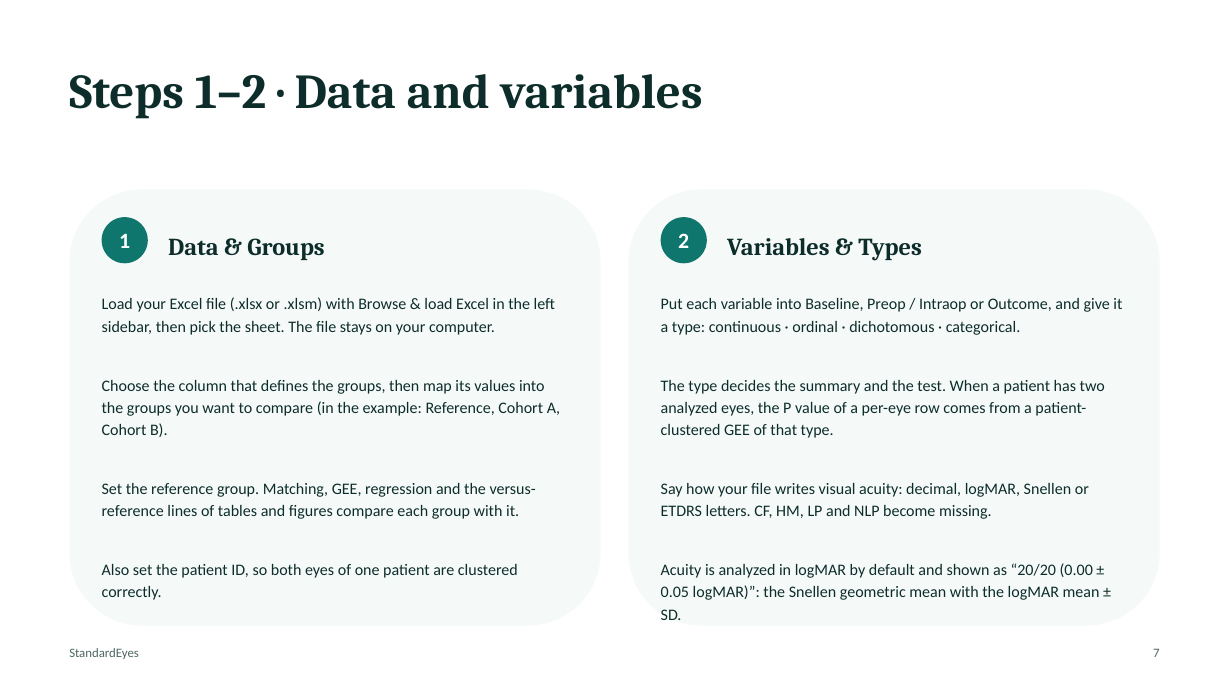
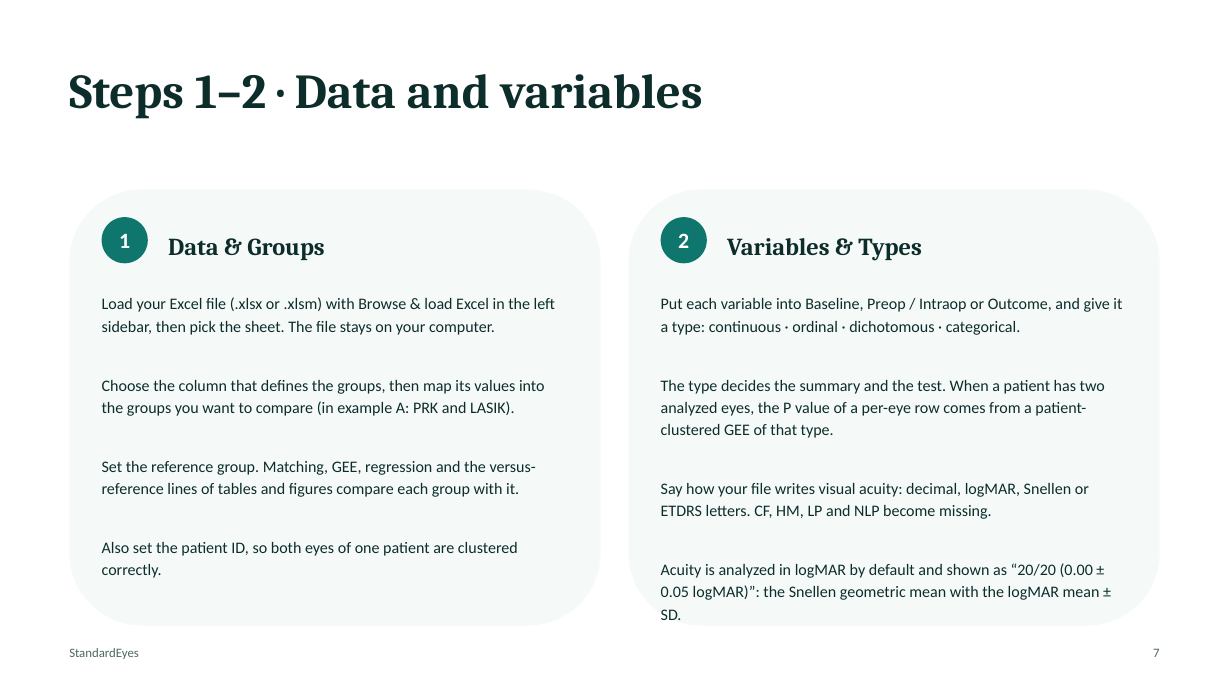
Before and after one commit to StandardEyes/standardeyes.github.io, a slide deck: slide 7 of User Manual - StandardEyes.pptx. Drawn at 1232x693 pixels with LibreOffice and Linux fonts; fonts in the diff are those of the drawing. Boxes give left, top, right and bottom in pixels: in the first picture for what was removed or moved away, otherwise in the second. Text is boxed around its words. In the diff, an @@ line names an element or a change of style, - is before the commit and + after.

```diff
--- a/User Manual - StandardEyes.pptx
+++ b/User Manual - StandardEyes.pptx
@@ text at (102, 380, 545, 416): text changed @@
-Choose the column that defines the groups, then map its values into the groups you want to compare (in the example: Reference, Cohort A, Cohort B).
+Choose the column that defines the groups, then map its values into the groups you want to compare (in example A: PRK and LASIK).
```
Also in this commit, not shown: 4 other slides changed, 42 other files.
